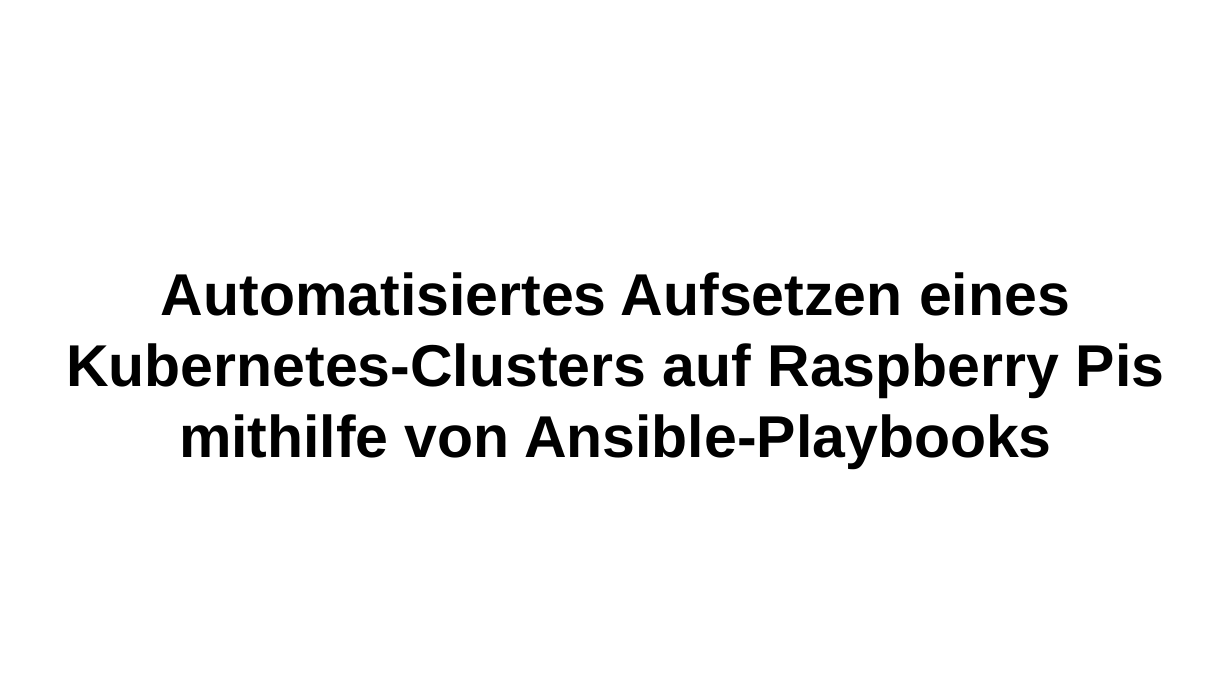
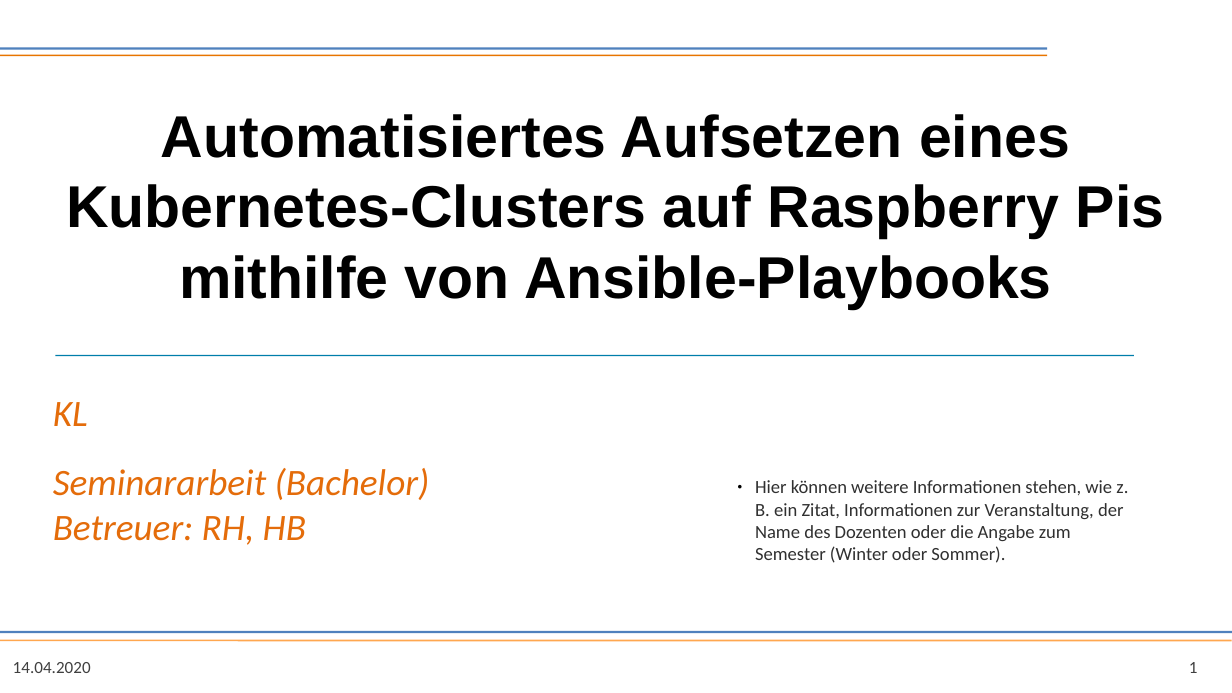
Before and after one commit to kiddikai/ansible-kubernetes, a slide deck: slide 1 of doc/presentation/presentation.odp. Drawn at 1232x693 pixels with LibreOffice and Linux fonts; fonts in the diff are those of the drawing; background and template pictures are left out. Boxes give left, top, right and bottom in pixels: in the first picture for what was removed or moved away, otherwise in the second. Text is boxed around its words. In the diff, an @@ line names an element or a change of style, - is before the commit and + after.

Commit message:
update presentation

```diff
--- a/doc/presentation/presentation.odp
+++ b/doc/presentation/presentation.odp
@@ line added from (0, 48) to (1048, 48), #4F81BD 1.5 pt @@
@@ line added from (0, 56) to (1048, 56), #E87500 0.99 pt @@
@@ subtitle "Automatisiertes Aufsetzen eines": place and size @@
-subtitle "Automatisiertes Aufsetzen eines" at (66,272,1165,468)
+subtitle "Automatisiertes Aufsetzen eines" at (66,114,1165,309)
@@ line added from (55, 356) to (1135, 356), #007EAA 0.74 pt @@
@@ text added at (53,402,430,545), 24 pt, text #E46C0A, italic @@
+KL
+Seminararbeit (Bachelor)
+Betreuer: RH, HB
@@ text added at (755,480,1128,563), 12 pt, text #303030 @@
+● Hier können weitere Informationen stehen, wie z. B. ein Zitat, Informationen zur Veranstaltung, der Name des Dozenten oder die Angabe zum Semester (Winter oder Sommer).
@@ line added from (0, 641) to (1232, 641), #FFA74F 0.99 pt @@
@@ line added from (0, 633) to (1232, 633), #4F81BD 1.5 pt @@
@@ text added at (13,662,91,673), 11 pt, text #404040 @@
+14.04.2020
@@ page number added at (1189,662,1198,673), 11 pt, text #404040 @@
+1
```
Also in this commit, not shown: 7 other slides changed, 4 slides added, 3 slides removed, 1 other file.
